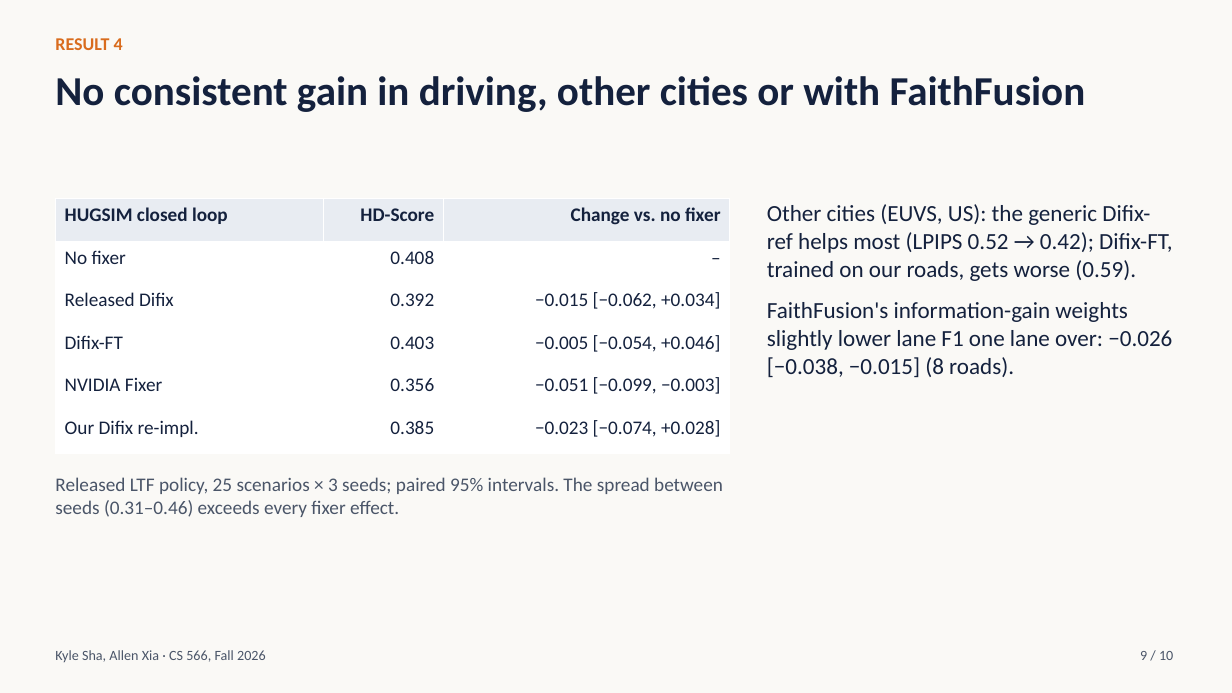
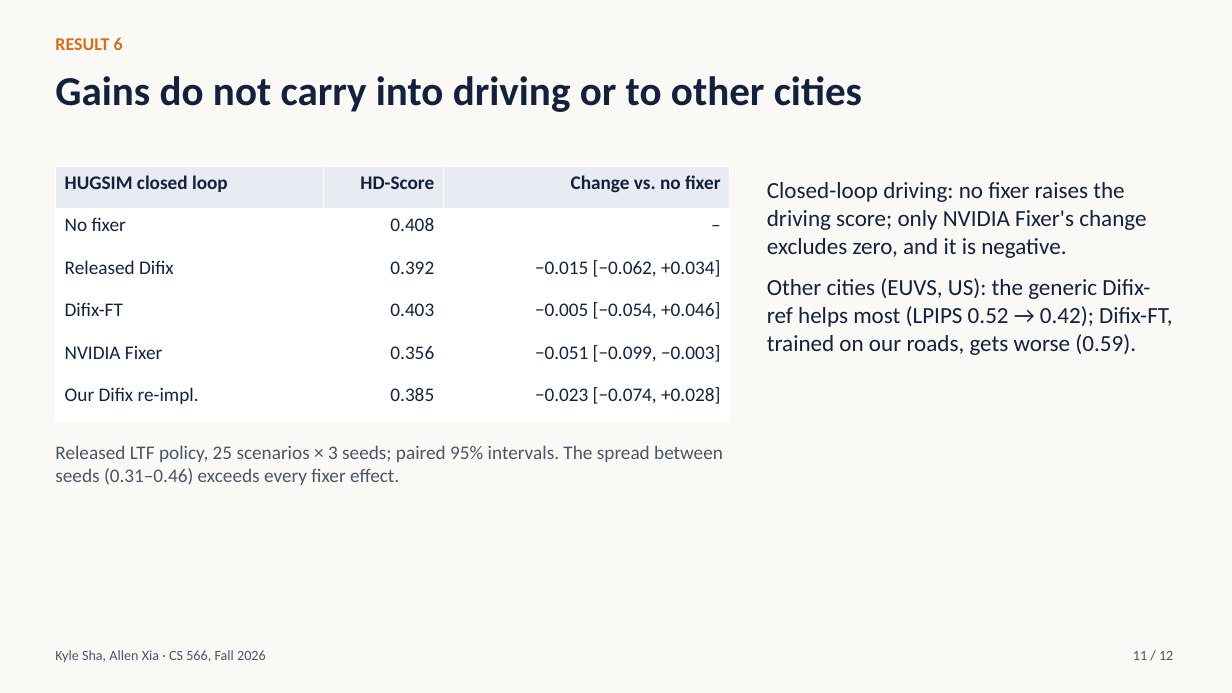
Before and after one commit to ksha23/cs566-drive-sim, a slide deck: slide 11 of docs/cs566_drive_sim_talk.pptx (slide 9 before the commit). Drawn at 1232x693 pixels with LibreOffice and Linux fonts; fonts in the diff are those of the drawing. Boxes give left, top, right and bottom in pixels: in the first picture for what was removed or moved away, otherwise in the second. Text is boxed around its words. In the diff, an @@ line names an element or a change of style, - is before the commit and + after.

```diff
--- a/docs/cs566_drive_sim_talk.pptx
+++ b/docs/cs566_drive_sim_talk.pptx
@@ text at [55, 37, 123, 50]: text changed @@
-RESULT 4
+RESULT 6
@@ text at [55, 76, 862, 112]: text changed @@
-No consistent gain in driving, other cities or with FaithFusion
+Gains do not carry into driving or to other cities
@@ table: place and size @@
-table at [55, 199, 730, 454]
+table at [55, 166, 730, 421]
@@ text "Closed-loop driving: no fixer raises ...": place and size @@
-text "Closed-loop driving: no fixer raises ..." at [767, 204, 1172, 377]
+text "Closed-loop driving: no fixer raises ..." at [767, 182, 1172, 355]
@@ text at [767, 182, 1146, 258]: paragraph added @@
+Closed-loop driving: no fixer raises the driving score; only NVIDIA Fixer's change excludes zero, and it is negative.
@@ text at [767, 302, 1172, 377]: paragraph removed @@
-FaithFusion's information-gain weights slightly lower lane F1 one lane over: −0.026 [−0.038, −0.015] (8 roads).
@@ text "Released LTF policy, 25 scenarios ...": place and size @@
-text "Released LTF policy, 25 scenarios ..." at [55, 477, 723, 517]
+text "Released LTF policy, 25 scenarios ..." at [55, 445, 723, 485]
@@ text at [1133, 651, 1173, 660]: text changed @@
-9 / 10
+11 / 12
```
Also in this commit, not shown: 9 other slides changed, 2 slides added, 3 other files.
